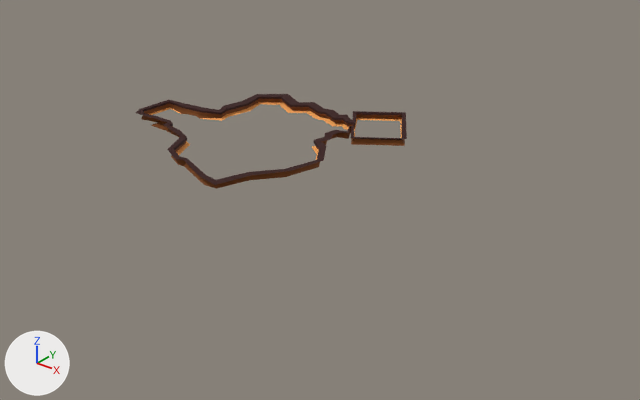
One commit to the FBX model Assets/Pablo/Modelos 3D/Limites.fbx: the scene before it, then after it.
Both versions are drawn from a camera (50 mm lens) standing at (313.0, -334.0, 183.0) and looking at (36.0, 12.0, -32.0). Arrows for +X, +Y and +Z are at lower left; the lights stay in place. Where no turn or scale is listed for an object, it has been applied to the vertices.
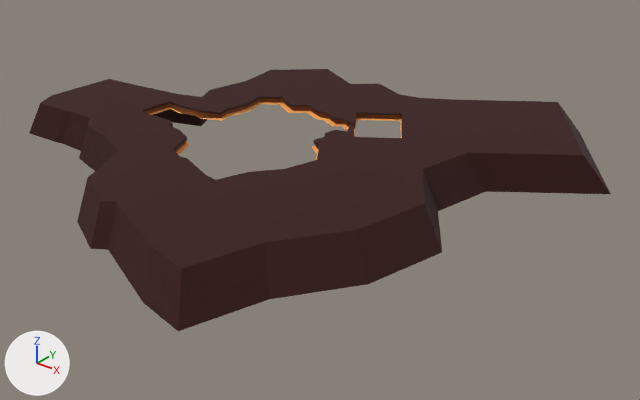
The change in detail:
me_mesh is used by ob_plane001; location (4.7, -0.6, 0.0).
me_mesh had 296 vertices, 250 faces and spanned x -79.9..68.1, y -64.7..75.7, z -0.4..4.4.
me_mesh now has 366 vertices, 327 faces and spans x -150.8..166.1, y -140.4..160.1, z -16.1..4.4.
Part 1, on me_mesh:
1 vertex moves from x 36.5, y 14.9, z 4.4 to x 35.7, y 18.3, z 4.4.
70 vertices are added at x -150.8..166.1, y -140.4..160.1, z -16.1..4.4.
77 new faces join them.

Changed parts and their boxes [x1, y1, x2, y2] in the pictures (640 x 400 px):
'Plane001', reshaped (114% wider, 174% taller): before [136, 94, 407, 189]; after [29, 69, 611, 331]
part 1 of me_mesh, built on: before [315, 133, 333, 141]; after [29, 69, 611, 331]
